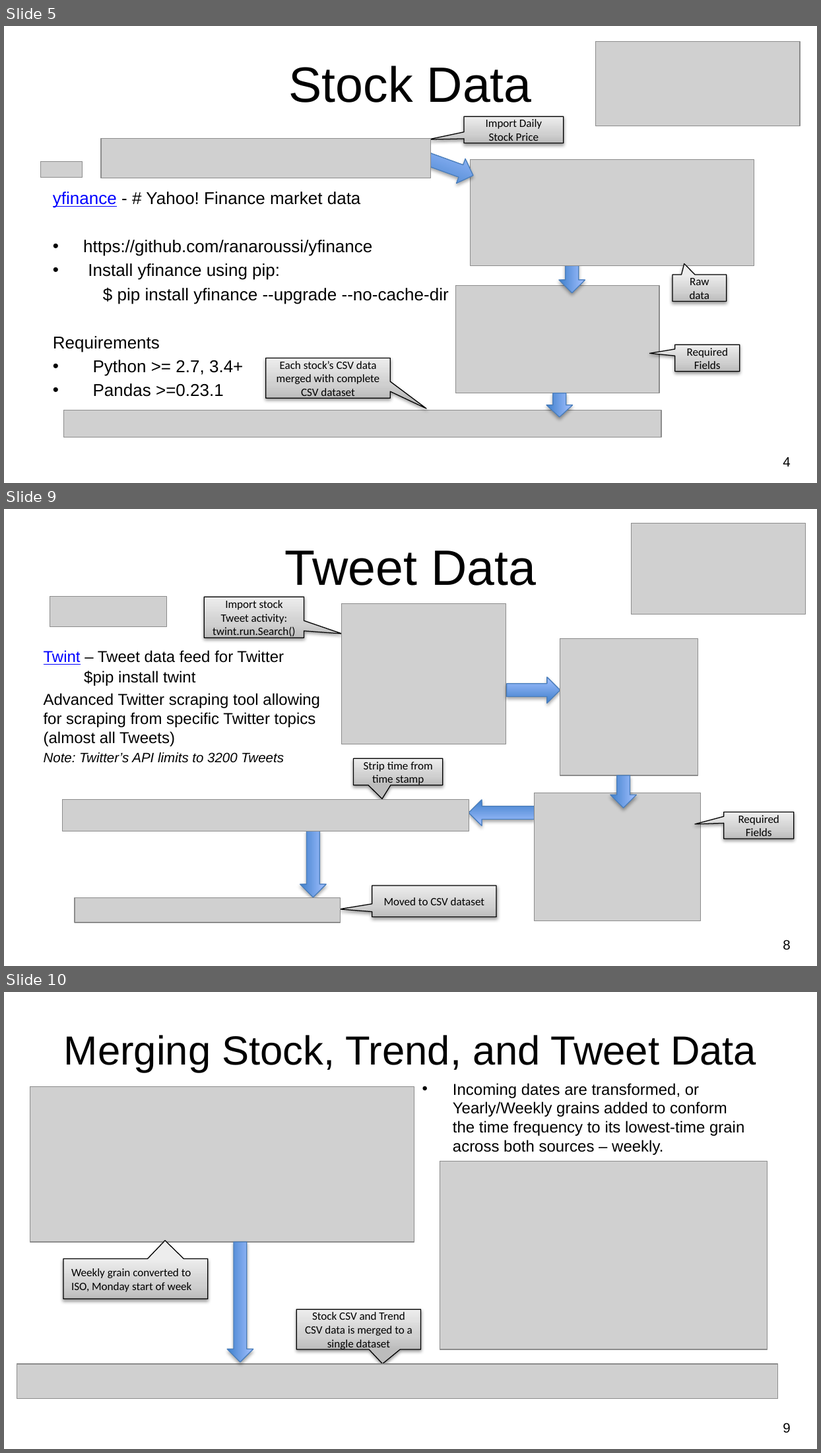
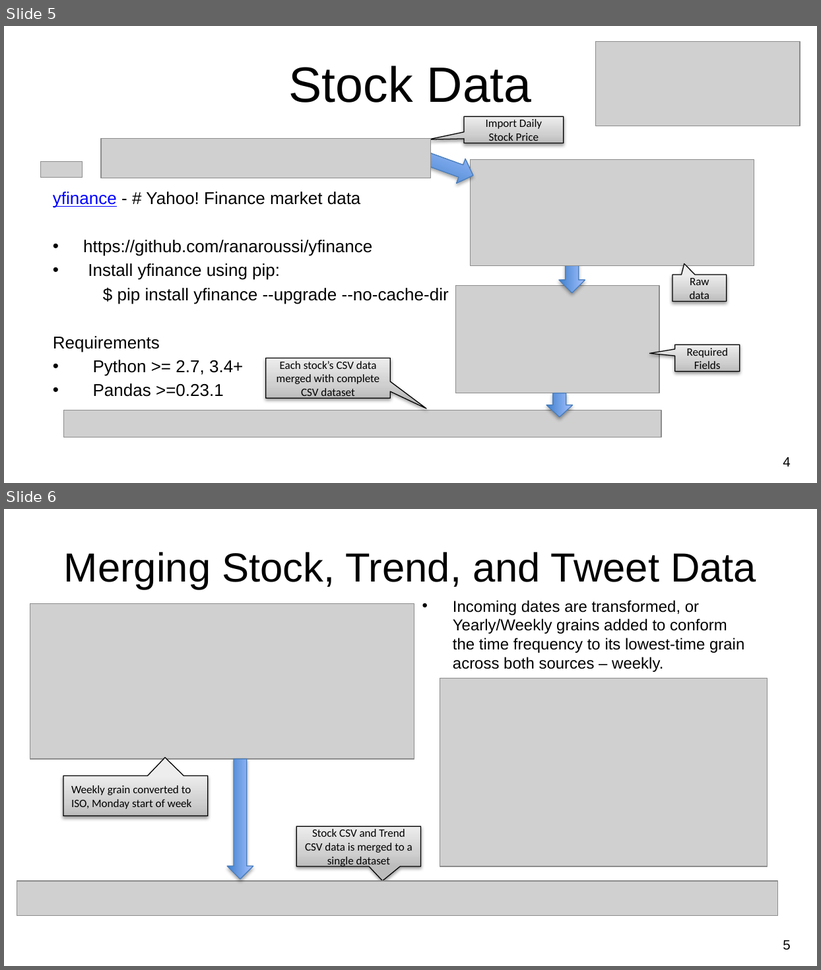
Before and after one commit to CCC-GH/FinalProject-Stock, a slide deck: draft0_NU-FinalProject_Stocks.pptx. Shown one above the other, each under a label of ours: slides 5, 9 and 10 before the commit, slides 5 and 6 after it; the slides between them are not shown. The pictures are 821x1453 and 821x970 pixels, drawn with LibreOffice and Linux fonts; fonts in the diff are those of the drawing; grey boxes stand for pictures; background and template pictures are left out. Boxes give left, top, right and bottom in pixels: in the first picture for what was removed or moved away, otherwise in the second. Text is boxed around its words. In the diff, an @@ line names an element or a change of style, - is before the commit and + after.

```diff
--- a/draft0_NU-FinalProject_Stocks.pptx
+++ b/draft0_NU-FinalProject_Stocks.pptx
@@ slide 9 removed at <box>4,509,817,966</box>, background picture (left out) @@
@@ picture removed at <box>632,524,806,615</box> @@
@@ title removed at <box>284,551,536,586</box> @@
-Tweet Data
@@ picture removed at <box>50,596,166,627</box> @@
@@ speech box removed at <box>204,597,304,638</box> @@
-Import stock Tweet activity: twint.run.Search()
@@ picture removed at <box>341,603,506,744</box> @@
@@ picture removed at <box>560,638,698,776</box> @@
@@ text removed at <box>44,650,320,763</box> @@
-Twint – Tweet data feed for Twitter
-$pip install twint
-Advanced Twitter scraping tool allowing for scraping from specific Twitter topics (almost all Tweets)
-Note: Twitter’s API limits to 3200 Tweets
@@ right arrow removed at <box>506,677,560,703</box> @@
@@ speech box removed at <box>354,758,443,786</box> @@
-Strip time from time stamp
@@ right arrow removed at <box>611,776,636,808</box> @@
@@ picture removed at <box>63,800,469,832</box> @@
@@ right arrow removed at <box>469,800,535,826</box> @@
@@ picture removed at <box>534,793,701,921</box> @@
@@ speech box removed at <box>723,813,793,839</box> @@
-Required Fields
@@ right arrow removed at <box>300,831,326,898</box> @@
@@ picture removed at <box>75,898,341,923</box> @@
@@ speech box removed at <box>372,887,497,918</box> @@
-Moved to CSV dataset
@@ page number removed at <box>783,940,790,951</box> @@
-8
@@ what was slide 10 is now slide 6 @@
@@ page number at <box>783,941,790,951</box>: text changed @@
-9
+5
```
Also in this commit, not shown: 2 slides changed, 3 other slides removed.
